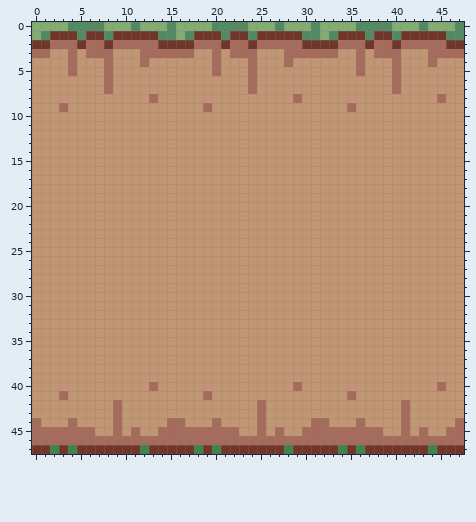
Pixel-art sprite, stored at Content/Pictures/Textures2D/Mountains/grass.png. This is how it looked before the edit.
The file is 48x48 pixels.
Once edited:
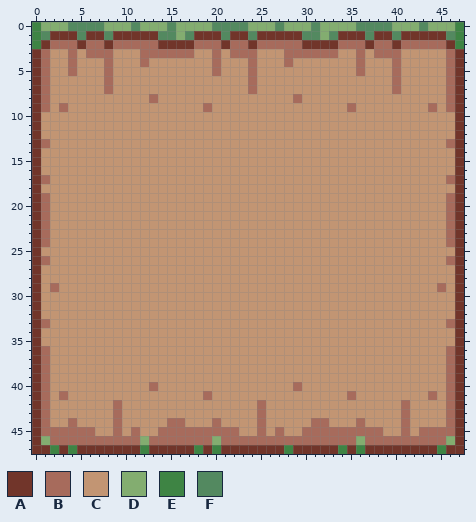
Palette (. is transparent): A #71352a  B #a76b5c  C #c29573  D #83ad70  E #3e8444  F #538960
Changes in this commit:
Changed rows in their new state; - is an unchanged pixel.
first column x 0:
 0 E----------------------------------------------E
 1 E----------------------------------------------E
 2 E----------------------------------------------E
 3 A-------------------------------------------CC-A
 4 AB------------------------------------------C-BA
 5 AB--------------------------------------------BA
 6 AB--------------------------------------------BA
 7 AB--------------------------------------------BA
 8 AB-------------------------------------------CBA
 9 AB------------------------------------------B-BA
10 A----------------------------------------------A
11 A----------------------------------------------A
12 A----------------------------------------------A
13 AB--------------------------------------------BA
14 A----------------------------------------------A
15 A----------------------------------------------A
16 A----------------------------------------------A
17 AB--------------------------------------------BA
18 A----------------------------------------------A
19 AB--------------------------------------------BA
20 AB--------------------------------------------BA
21 AB--------------------------------------------BA
22 AB--------------------------------------------BA
23 AB--------------------------------------------BA
24 AB--------------------------------------------BA
25 A----------------------------------------------A
26 AB--------------------------------------------BA
27 A----------------------------------------------A
28 A----------------------------------------------A
29 A-B------------------------------------------B-A
30 A----------------------------------------------A
31 A----------------------------------------------A
32 A----------------------------------------------A
33 AB--------------------------------------------BA
34 A----------------------------------------------A
35 A----------------------------------------------A
36 AB--------------------------------------------BA
37 AB--------------------------------------------BA
38 AB--------------------------------------------BA
39 AB--------------------------------------------BA
40 AB-------------------------------------------CBA
41 AB------------------------------------------B-BA
42 AB--------------------------------------------BA
43 AB--------------------------------------------BA
44 AB--------------------------------------------BA
45 A-------------------------------------------BB-A
46 AD----------D-------D---------------D---------DA
47 --------------------------------------------AE--
Boxes around the changes in both pictures, in picture pixels (x1, y1, x2, y2):
changed: (32, 22, 59, 445)
changed: (428, 22, 464, 454)
changed: (140, 436, 149, 445)
changed: (212, 436, 221, 445)
changed: (356, 436, 365, 445)
